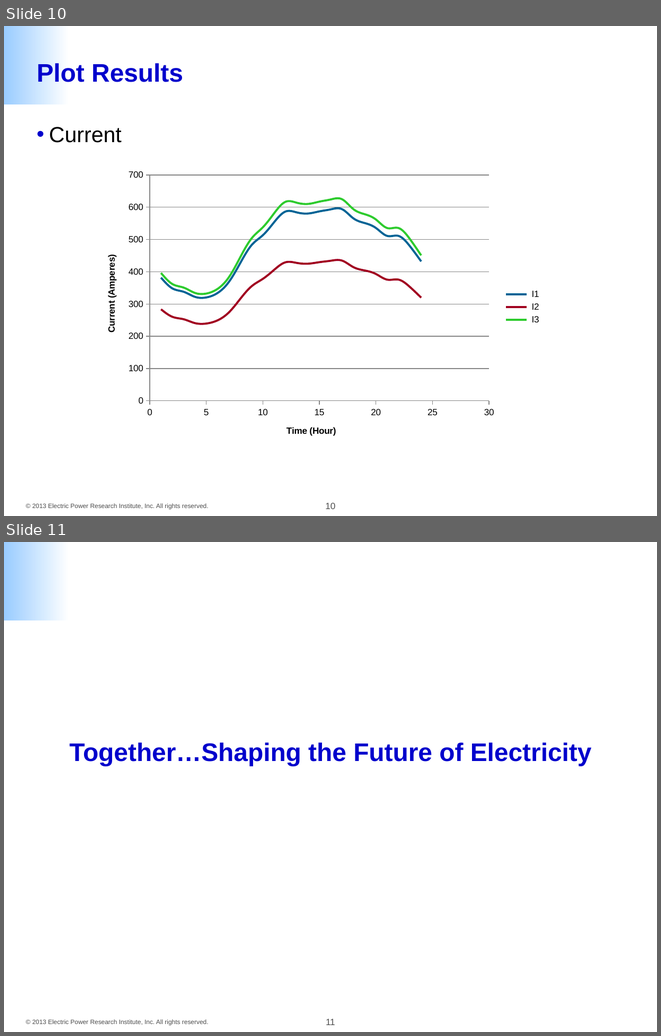
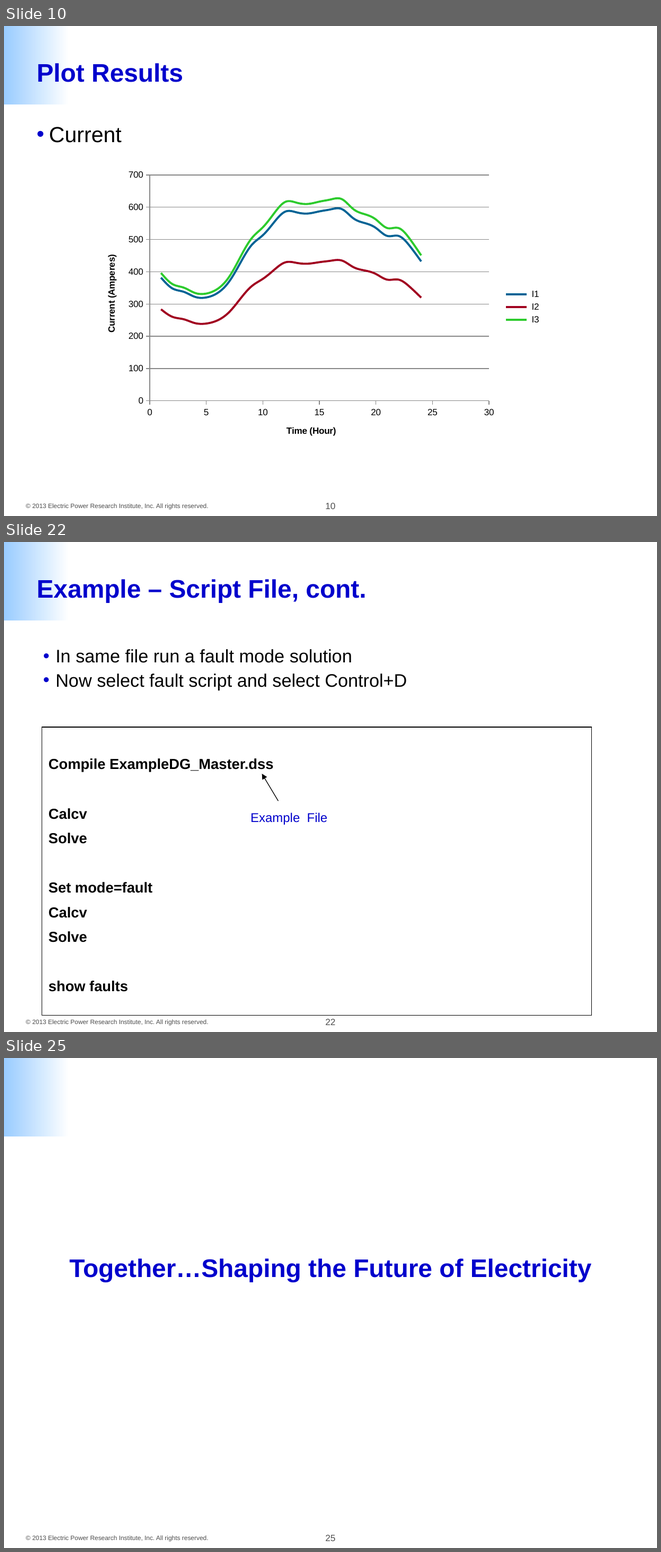
Before and after one commit to dss-extensions/opendss-svn-mirror, a slide deck: trunk/Training/OpenDSS Example Scripts.pptx. Shown one above the other, each under a label of ours: slides 10 and 11 before the commit, slides 10, 22 and 25 after it; the slides between them are not shown. The pictures are 661x1036 and 661x1552 pixels, drawn with LibreOffice and Linux fonts; fonts in the diff are those of the drawing; background and template pictures are left out. Boxes give left, top, right and bottom in pixels: in the first picture for what was removed or moved away, otherwise in the second. Text is boxed around its words. In the diff, an @@ line names an element or a change of style, - is before the commit and + after.

Commit message:
Update to Bob's example scripts ppt file.

```diff
--- a/trunk/Training/OpenDSS Example Scripts.pptx
+++ b/trunk/Training/OpenDSS Example Scripts.pptx
@@ slide 22 added at (4,542,657,1032), background #FFFFFF; not listed: 3 template elements that a slide beside it also shows @@
@@ title added at (37,579,366,602), 28 pt, text #0000CC, bold @@
+Example – Script File, cont.
@@ text added at (55,649,407,690), 20 pt, text #000000 @@
+• In same file run a fault mode solution
+• Now select fault script and select Control+D
@@ rectangle added at (42,727,592,1015), outline #000000 0.75 pt, 16 pt, text #000000, bold @@
+Compile ExampleDG_Master.dss
+Calcv
+Solve
+Set mode=fault
+Calcv
+Solve
+show faults
@@ arrow added from (278, 801) to (262, 774), #000000 0.75 pt @@
@@ text added at (250,812,328,824), 14 pt, text #0000CC @@
+Example File
@@ what was slide 11 is now slide 25 @@
@@ page number at (325,1534,335,1541): text changed @@
-11
+25
```
Also in this commit, not shown: 1 slide changed, 13 other slides added.
